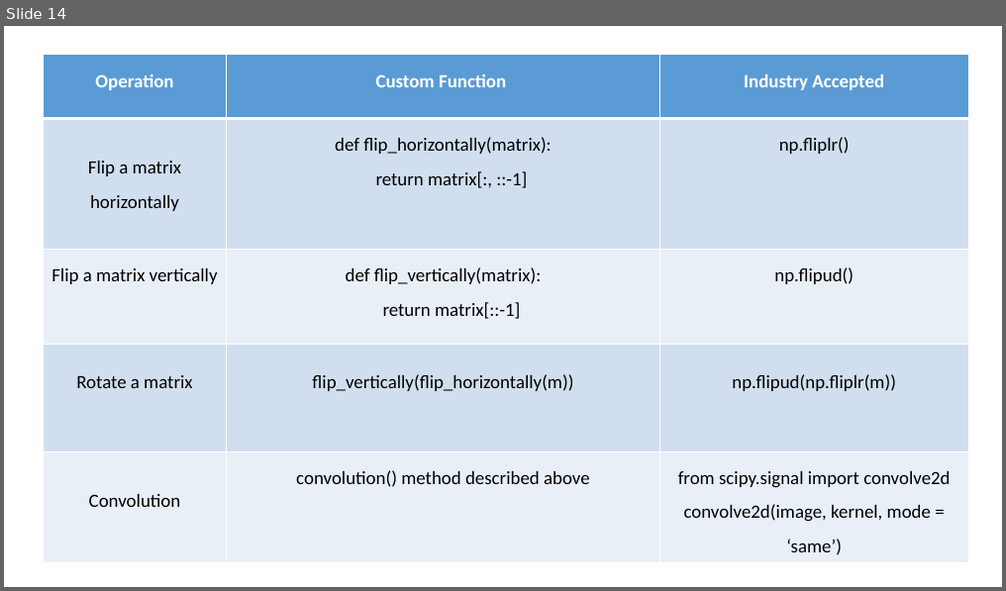
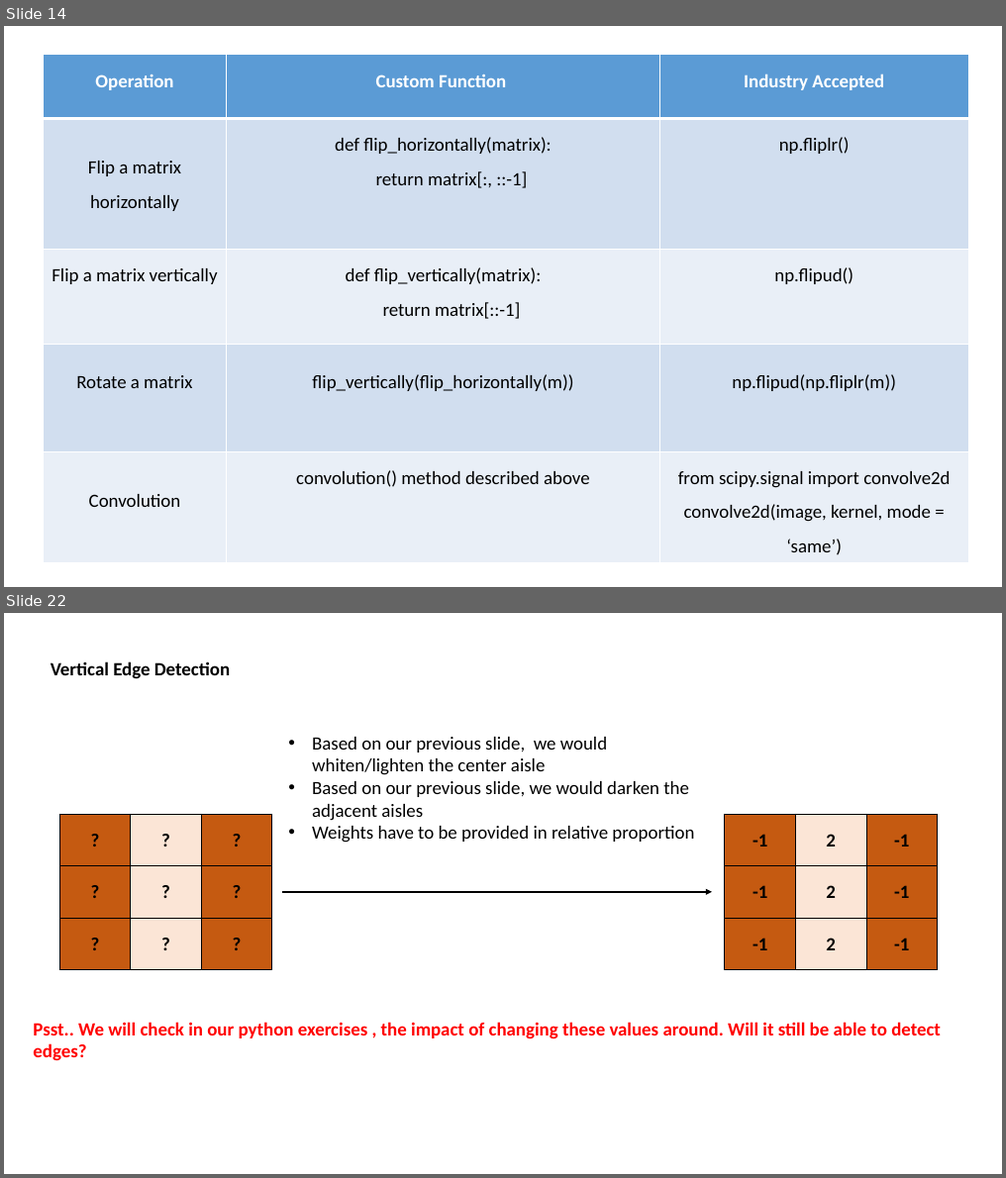
Before and after one commit to in-tandem/real_world_use_cases_1, a slide deck: images_playground/Convolution.pptx. Shown one above the other, each under a label of ours: slide 14 before the commit, slides 14 and 22 after it; the slides between them are not shown. The pictures are 1006x591 and 1006x1178 pixels, drawn with LibreOffice and Linux fonts; fonts in the diff are those of the drawing. Boxes give left, top, right and bottom in pixels: in the first picture for what was removed or moved away, otherwise in the second. Text is boxed around its words. In the diff, an @@ line names an element or a change of style, - is before the commit and + after.

```diff
--- a/images_playground/Convolution.pptx
+++ b/images_playground/Convolution.pptx
@@ slide 22 added at <box>4,613,1002,1174</box>, background #FFFFFF @@
@@ text added at <box>51,662,230,679</box>, 18 pt, text #000000, bold @@
+Vertical Edge Detection
@@ text added at <box>312,737,694,843</box>, 18 pt, text #000000 @@
+• Based on our previous slide, we would whiten/lighten the center aisle
+• Based on our previous slide, we would darken the adjacent aisles
+• Weights have to be provided in relative proportion
@@ table added at <box>59,814,272,970</box>, 3 rows, 3 columns @@
+? | ? | ?
+? | ? | ?
+? | ? | ?
@@ table added at <box>725,814,939,970</box>, 3 rows, 3 columns @@
+-1 | 2 | -1
+-1 | 2 | -1
+-1 | 2 | -1
@@ arrow added from (282, 892) to (712, 892), #000000 1.5 pt @@
@@ text added at <box>33,1022,941,1061</box>, 18 pt, text #FF0000, bold @@
+Psst.. We will check in our python exercises , the impact of changing these values around. Will it still be able to detect edges?
```
Also in this commit, not shown: 1 slide changed, 11 other slides added, 13 other files.
